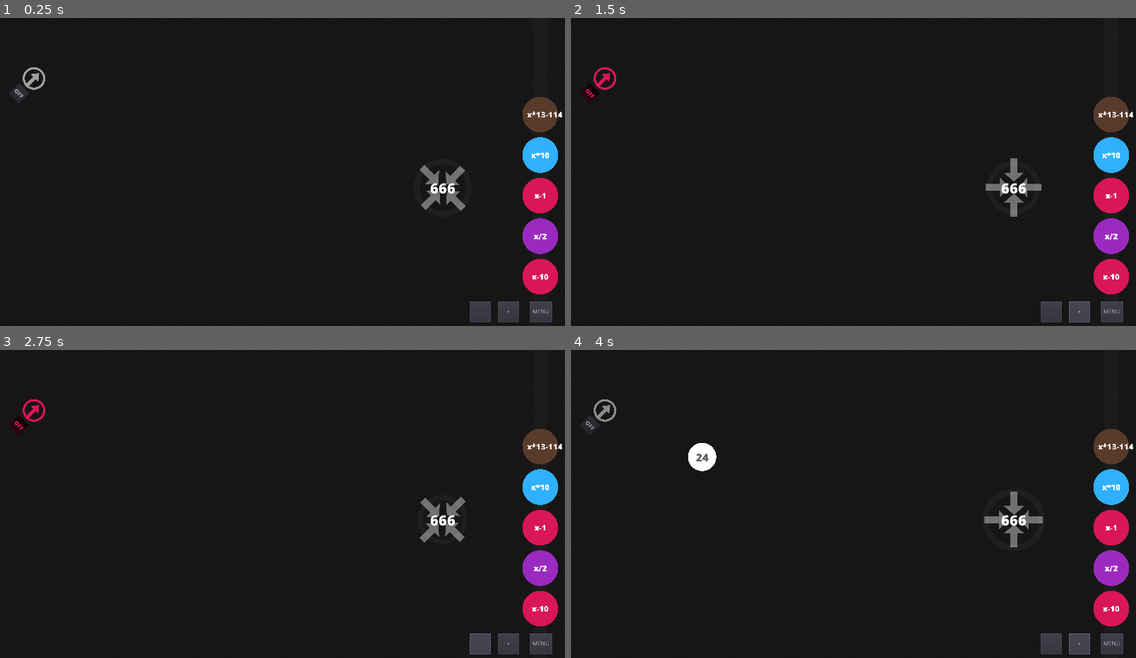
Above: before the commit, frames 1-4 (two rows, left to right).
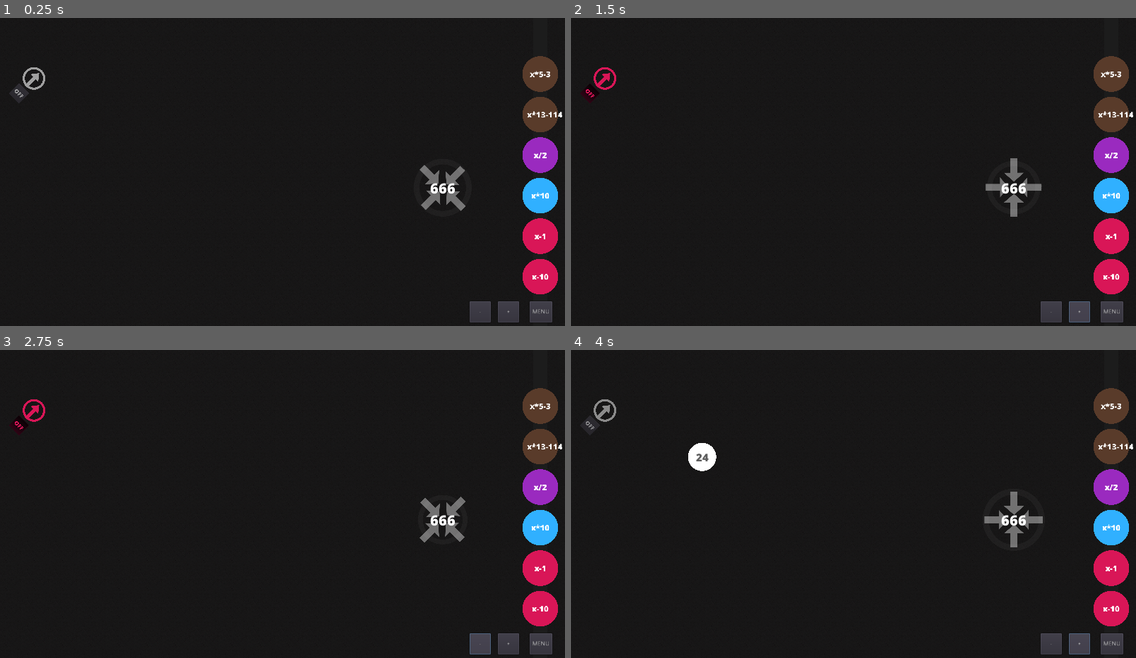
Above: after the commit, the same moments.

Repository: Masonzk/2023TSAVGDSOURCE
Game: Godot game, scene res://Scenes/Levels/6.tscn
Same seed, same stepped clock (60 frames per second), same inputs: the game is played once before the commit and once after it. This scene is started directly instead of the project's main scene.
Inputs:
- Up to frame 1 (0.25 s): no input
- Up to frame 2 (1.5 s): click "OFF" at 0.5 s; click "+" at 1.25 s
- Up to frame 3 (2.75 s): click "-" at 2 s
- Up to frame 4 (4 s): click "OFF" at 2.75 s; click "+" at 3.5 s

The runs differ from the first frame. In frame 1, 2.3% of the frame differs, in the area x 92-99%, y 12-77%; in frame 2, 2.3%; in frame 3, 2.3%; in frame 4, 2.3%.

Commit message:
Reorganization
I reorganized some of the operations on the tray for my levels.

Diff:
--- a/Scenes/Levels/6.tscn
+++ b/Scenes/Levels/6.tscn
@@ -3,7 +3,7 @@
 [ext_resource path="res://Scenes/Levels/Base.tscn" type="PackedScene" id=1]
 
 [node name="6" instance=ExtResource( 1 )]
-expressions = [ "x-10", "x/2", "x-1", "x*10", "x*13-114" ]
+expressions = [ "x-10", "x-1", "x*10", "x/2", "x*13-114", "x*5-3" ]
 
 [node name="Emitter" parent="." index="0"]
 position = Vector2( 77, 158 )
--- a/Scenes/Levels/7.tscn
+++ b/Scenes/Levels/7.tscn
@@ -3,7 +3,7 @@
 [ext_resource path="res://Scenes/Levels/Base.tscn" type="PackedScene" id=1]
 
 [node name="7" instance=ExtResource( 1 )]
-expressions = [ "x*7", "x*3", "x*10", "x+5", "x-4", "x/4" ]
+expressions = [ "x+5", "x-4", "x*10", "x*7", "x*3", "x/4" ]
 
 [node name="Emitter" parent="." index="0"]
 position = Vector2( 1088, 256 )
